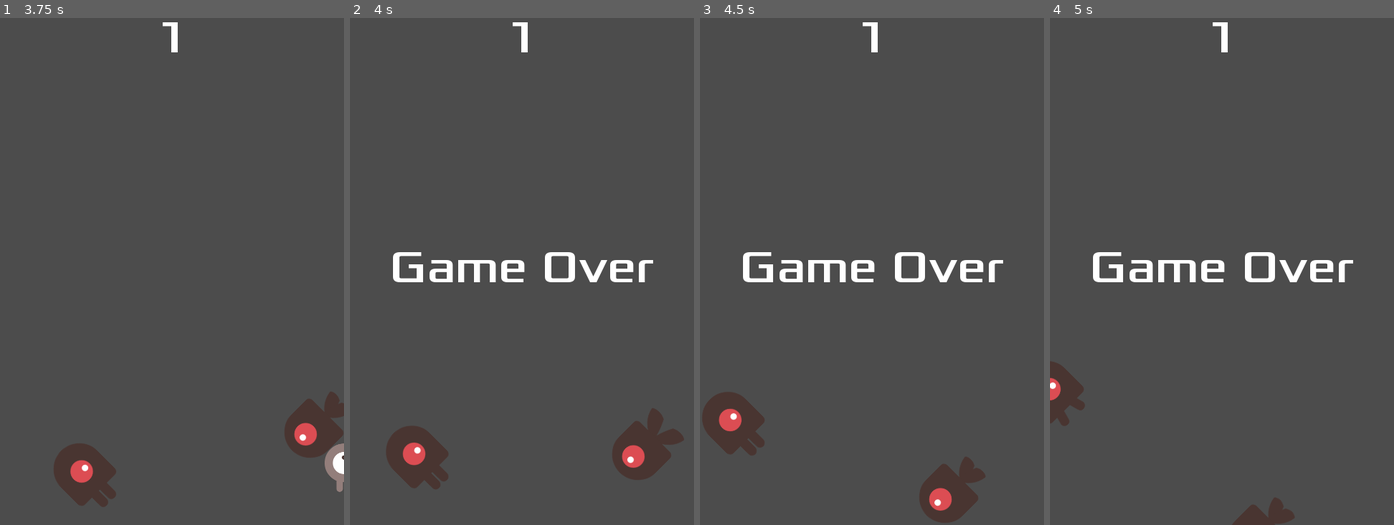
Above: before the commit, frames 1-4 (left to right).
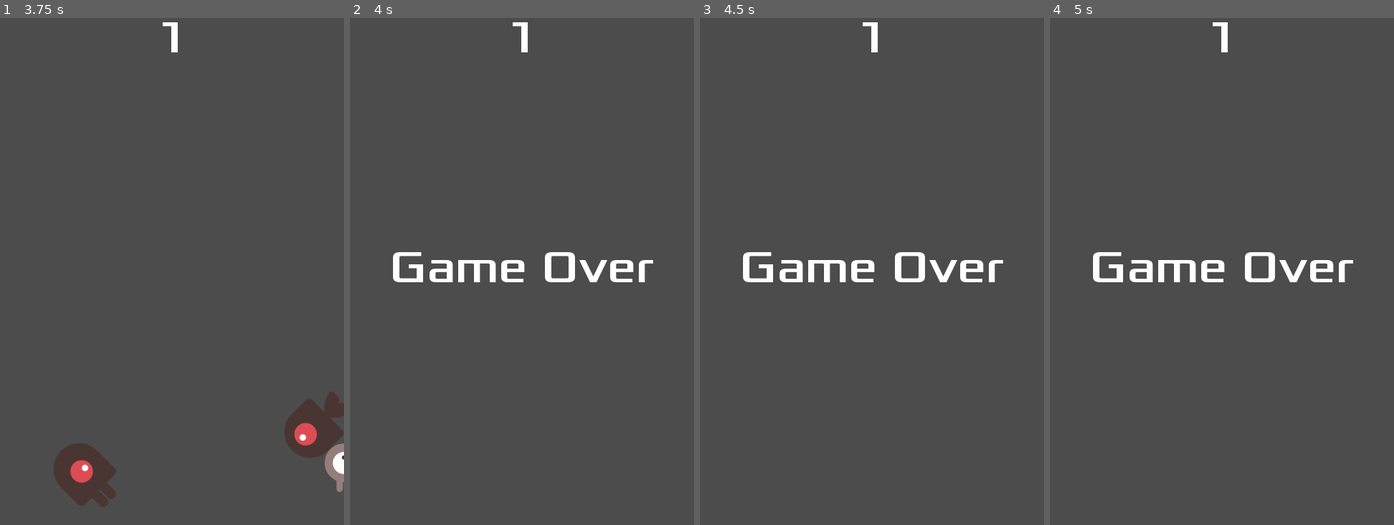
Above: after the commit, the same moments.

Repository: jakewan/dodge-the-creeps
Game: Godot game, scene res://Main.tscn
Same seed, same stepped clock (60 frames per second), same inputs: the game is played once before the commit and once after it.
Inputs:
- Up to frame 1 (3.75 s): click "Start" at 0.5 s; tap Enter at 1.25 s; hold Right (ui_right) 1.28-2.03 s; hold Down (ui_down) 2.03-2.78 s; hold Right (ui_right) 2.78-3.53 s; hold Up (ui_up) from 3.53 s (still down)
- Up to frame 2 (4 s): keep holding Up (ui_up)
- Up to frame 3 (4.5 s): release Up (ui_up) at 4.28 s; hold Left (ui_left) from 4.28 s (still down)
- Up to frame 4 (5 s): keep holding Left (ui_left)

Frame 1 is identical in both runs. In frame 2, 3.2% of the frame differs, in the area x 10-98%, y 76-93%; in frame 3, 3.1%; in frame 4, 1.3%.

Commit message:
Remove mobs on game over

Diff:
--- a/Main.gd
+++ b/Main.gd
@@ -10,6 +10,7 @@
 	$ScoreTimer.stop()
 	$MobTimer.stop()
 	$HUD.show_game_over()
+	get_tree().call_group("mobs", "queue_free")
 
 func new_game():
 	score = 0
--- a/Main.tscn
+++ b/Main.tscn
@@ -37,7 +37,7 @@
 }
 
 [node name="MobSpawnLocation" type="PathFollow2D" parent="MobPath"]
-rotation = 0.785398
+position = Vector2( -2.38236, 0 )
 
 [node name="HUD" parent="." instance=ExtResource( 4 )]
 [connection signal="hit" from="Player" to="." method="game_over"]
--- a/Mob.tscn
+++ b/Mob.tscn
@@ -10,6 +10,11 @@
 
 [sub_resource type="SpriteFrames" id=1]
 animations = [ {
+"frames": [ ExtResource( 4 ), ExtResource( 5 ) ],
+"loop": true,
+"name": "walk",
+"speed": 3.0
+}, {
 "frames": [ ExtResource( 6 ), ExtResource( 3 ) ],
 "loop": true,
 "name": "swim",
@@ -19,18 +24,15 @@
 "loop": true,
 "name": "fly",
 "speed": 3.0
-}, {
-"frames": [ ExtResource( 4 ), ExtResource( 5 ) ],
-"loop": true,
-"name": "walk",
-"speed": 3.0
 } ]
 
 [sub_resource type="CapsuleShape2D" id=2]
 radius = 36.6839
 height = 25.8823
 
-[node name="Mob" type="RigidBody2D"]
+[node name="Mob" type="RigidBody2D" groups=[
+"mobs",
+]]
 collision_mask = 0
 gravity_scale = 0.0
 script = ExtResource( 7 )
